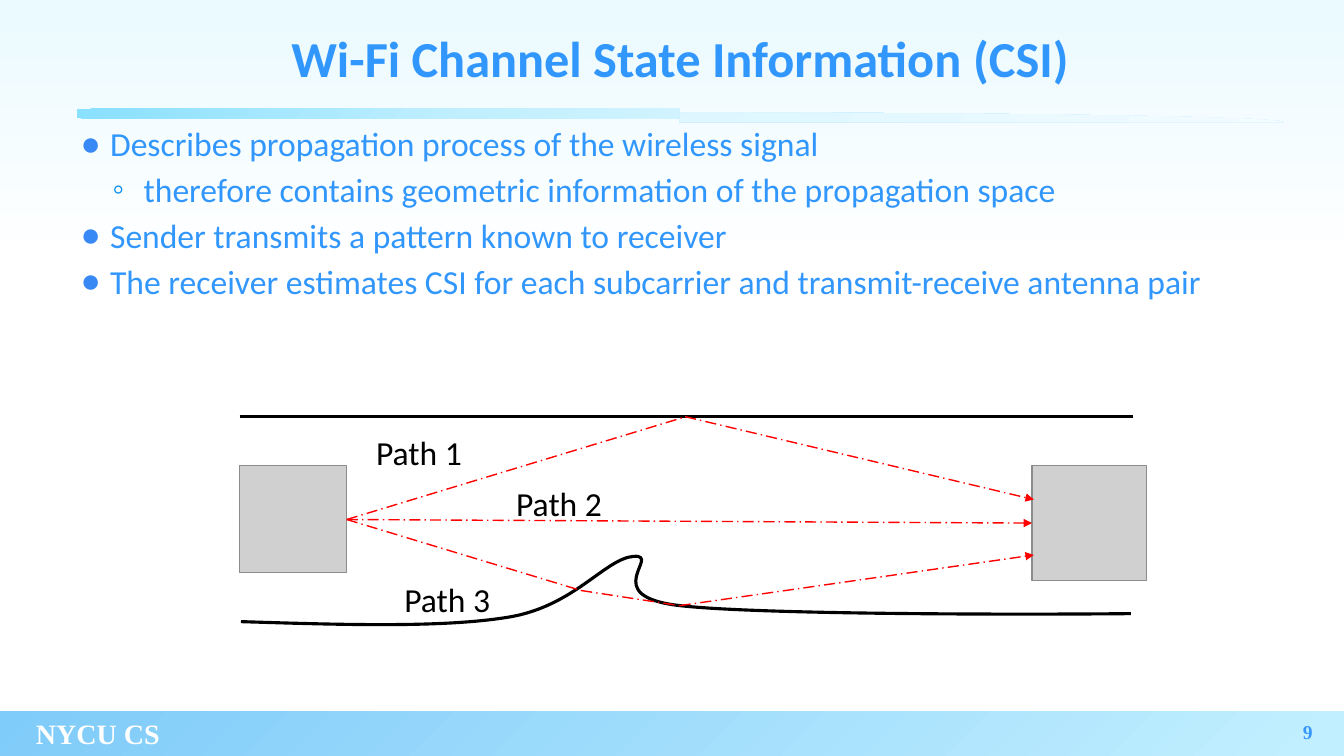
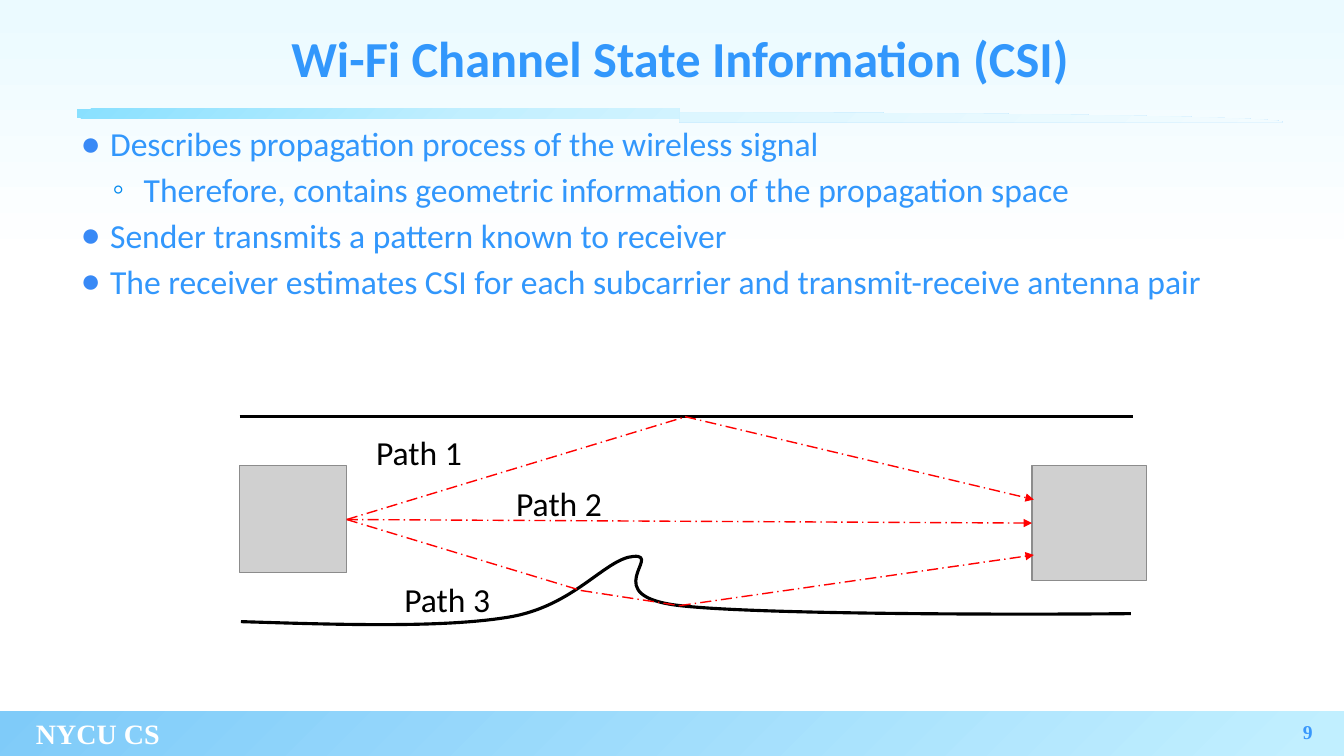
Before and after one commit to xoxonut/thesis, a slide deck: slide 9 of thesis_new_template.pptx. Drawn at 1344x756 pixels with LibreOffice and Linux fonts; fonts in the diff are those of the drawing; grey boxes stand for pictures; background and template pictures are left out. Boxes give left, top, right and bottom in pixels: in the first picture for what was removed or moved away, otherwise in the second. Text is boxed around its words. In the diff, an @@ line names an element or a change of style, - is before the commit and + after.

```diff
--- a/thesis_new_template.pptx
+++ b/thesis_new_template.pptx
@@ text at [144, 178, 1069, 208]: text changed @@
-  ◦ therefore contains geometric information of the propagation space
+  ◦ Therefore, contains geometric information of the propagation space
```
Also in this commit, not shown: 4 other slides changed, 3 slides added, 1 slide removed.
